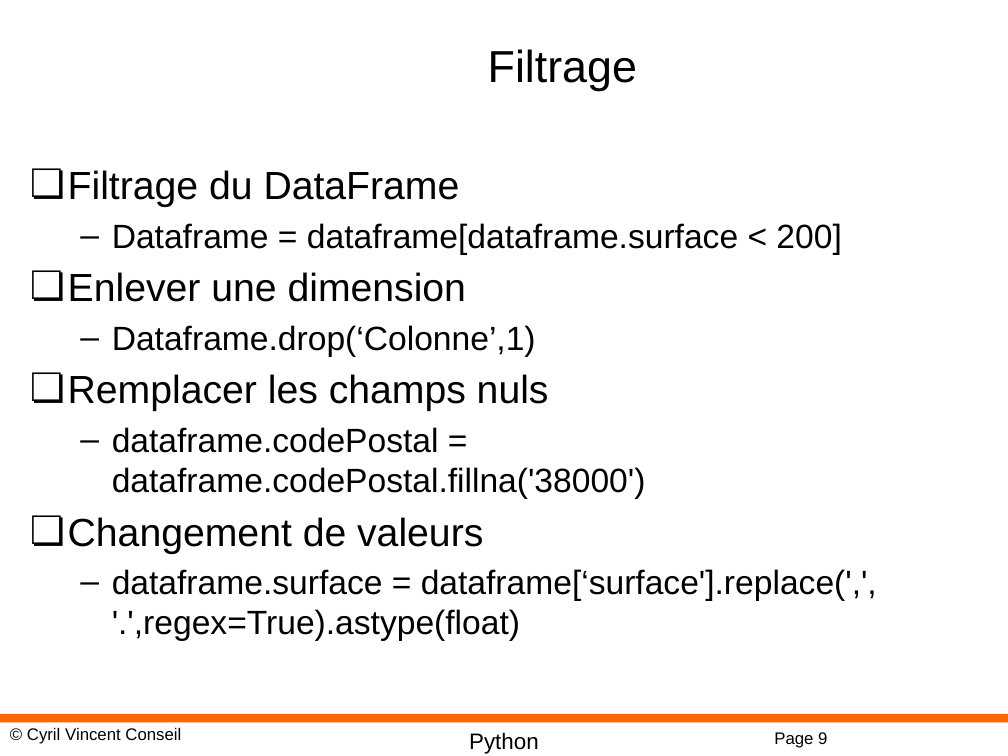
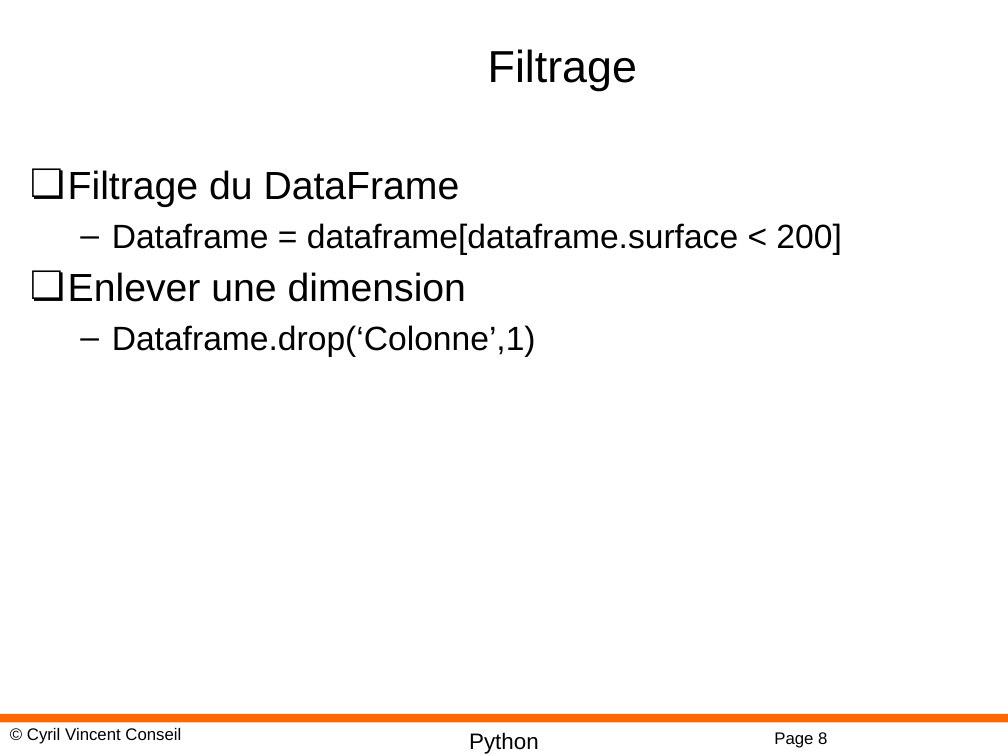
Before and after one commit to cyrilvincent/ML, a slide deck: slide 8 of PPT/MachineLearning12-Pandas.pptx (slide 9 before the commit). Drawn at 1008x756 pixels with LibreOffice and Linux fonts; fonts in the diff are those of the drawing; background and template pictures are left out. Boxes give left, top, right and bottom in pixels: in the first picture for what was removed or moved away, otherwise in the second. Text is boxed around its words. In the diff, an @@ line names an element or a change of style, - is before the commit and + after.

```diff
--- a/PPT/MachineLearning12-Pandas.pptx
+++ b/PPT/MachineLearning12-Pandas.pptx
@@ text at (x1=68, y1=374, x2=877, y2=641): paragraphs removed @@
-❏ Remplacer les champs nuls
-  – dataframe.codePostal = dataframe.codePostal.fillna('38000')
-❏ Changement de valeurs
-  – dataframe.surface = dataframe[‘surface'].replace(',', '.',regex=True).astype(float)
@@ page number at (x1=774, y1=732, x2=827, y2=748): text changed @@
-Page 9
+Page 8
```
Also in this commit, not shown: 3 slides added, 3 slides removed, 4 other files.
